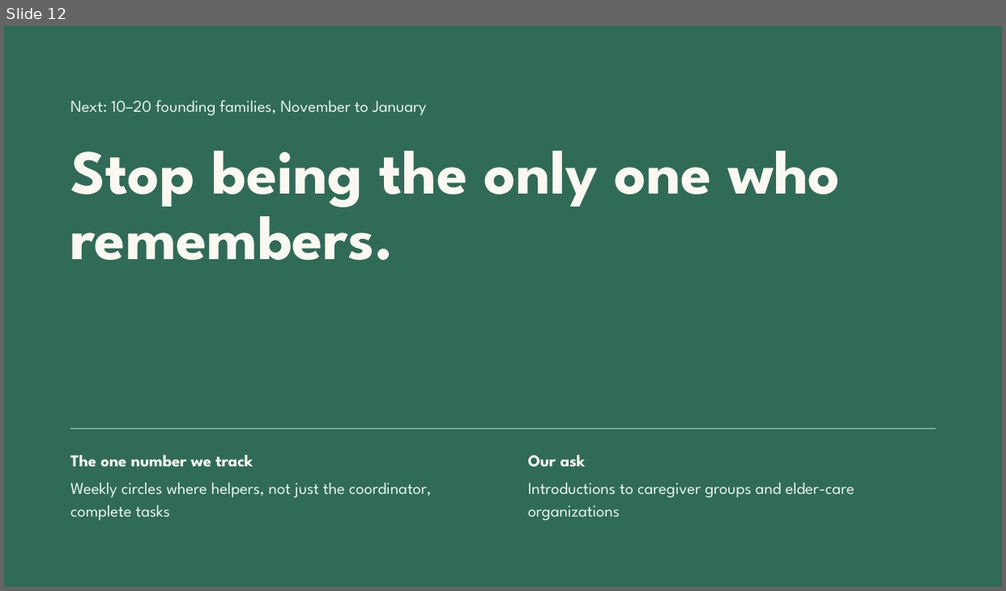
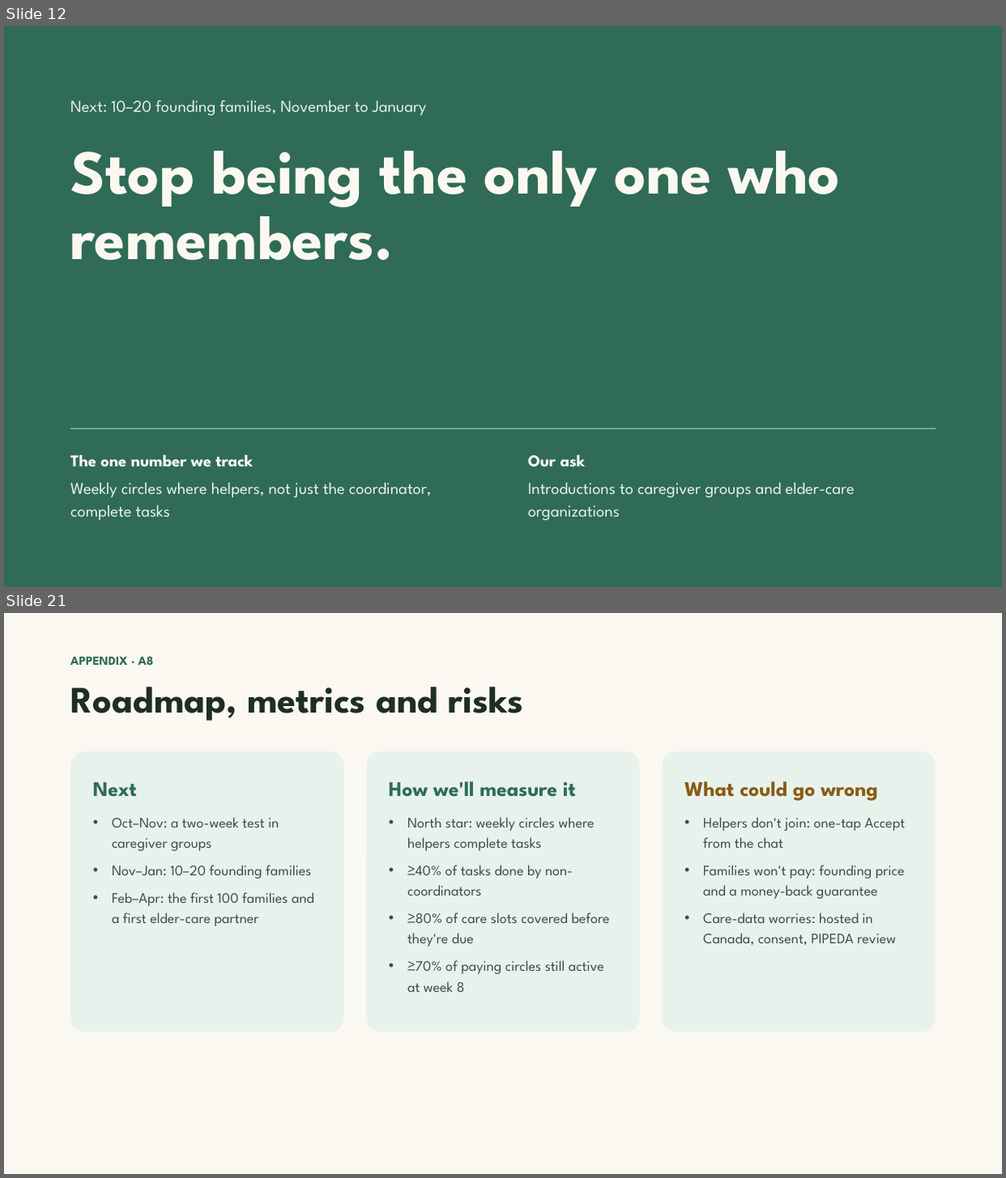
Before and after one commit to Team-Claudia/kindred, a slide deck: docs/pitch/Kindred Demo Day Pitch V3.pptx. Shown one above the other, each under a label of ours: slide 12 before the commit, slides 12 and 21 after it; the slides between them are not shown. The pictures are 1006x591 and 1006x1178 pixels, drawn with LibreOffice and Linux fonts; fonts in the diff are those of the drawing. Boxes give left, top, right and bottom in pixels: in the first picture for what was removed or moved away, otherwise in the second. Text is boxed around its words. In the diff, an @@ line names an element or a change of style, - is before the commit and + after.

```diff
--- a/docs/pitch/Kindred Demo Day Pitch V3.pptx
+++ b/docs/pitch/Kindred Demo Day Pitch V3.pptx
@@ slide 21 added at bbox=[4, 613, 1002, 1174], background #FBF8F1 @@
@@ text added at bbox=[70, 656, 154, 665], 12 pt, text #2F6B57, bold @@
+APPENDIX · A8
@@ title added at bbox=[70, 687, 523, 721], 36 pt, text #1F2D27, bold @@
+Roadmap, metrics and risks
@@ rounded rectangle added at bbox=[70, 752, 344, 1033], fill #E7F2EC @@
@@ rounded rectangle added at bbox=[366, 752, 640, 1033], fill #E7F2EC @@
@@ rounded rectangle added at bbox=[662, 752, 936, 1033], fill #E7F2EC @@
@@ text added at bbox=[93, 782, 314, 926], 14 pt, text #3D4D46 @@
+Next
+• Oct–Nov: a two-week test in caregiver groups
+• Nov–Jan: 10–20 founding families
+• Feb–Apr: the first 100 families and a first elder-care partner
@@ text added at bbox=[389, 781, 610, 992], 14 pt, text #3D4D46 @@
+How we'll measure it
+• North star: weekly circles where helpers complete tasks
+• ≥40% of tasks done by non-coordinators
+• ≥80% of care slots covered before they're due
+• ≥70% of paying circles still active at week 8
@@ text added at bbox=[684, 781, 906, 945], 14 pt, text #3D4D46 @@
+What could go wrong
+• Helpers don't join: one-tap Accept from the chat
+• Families won't pay: founding price and a money-back guarantee
+• Care-data worries: hosted in Canada, consent, PIPEDA review
```
Also in this commit, not shown: 2 slides changed, 10 other slides added, 2 slides removed, 6 other files.
